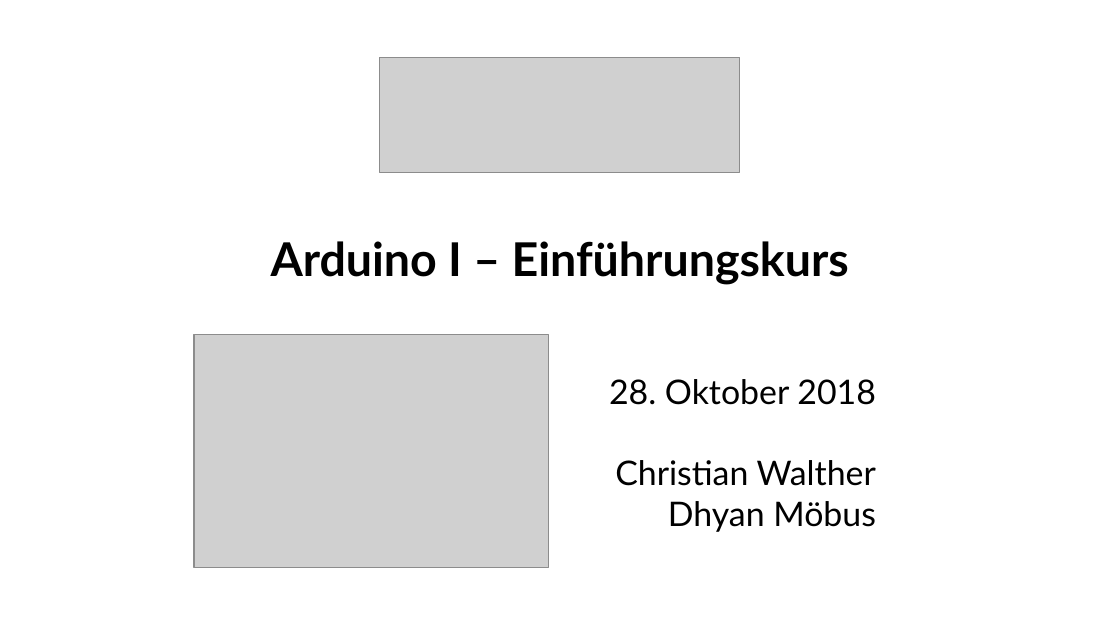
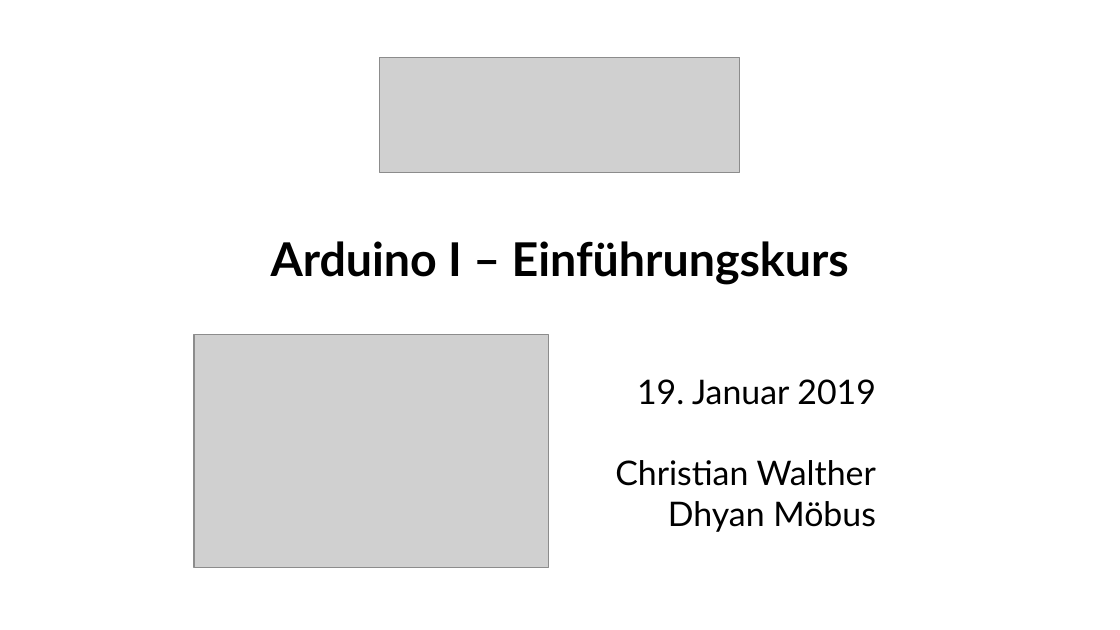
Before and after one commit to fablabwinti/workshop-arduino-1, a slide deck: slide 1 of ArduinoI.odp. Drawn at 1120x630 pixels with LibreOffice and Linux fonts; fonts in the diff are those of the drawing; grey boxes stand for pictures. Boxes give left, top, right and bottom in pixels: in the first picture for what was removed or moved away, otherwise in the second. Text is boxed around its words. In the diff, an @@ line names an element or a change of style, - is before the commit and + after.

```diff
--- a/ArduinoI.odp
+++ b/ArduinoI.odp
@@ text at [637, 379, 876, 405]: text changed @@
-28. Oktober 2018
+19. Januar 2019
```
Also in this commit, not shown: 1 other slide changed, 1 other file.
